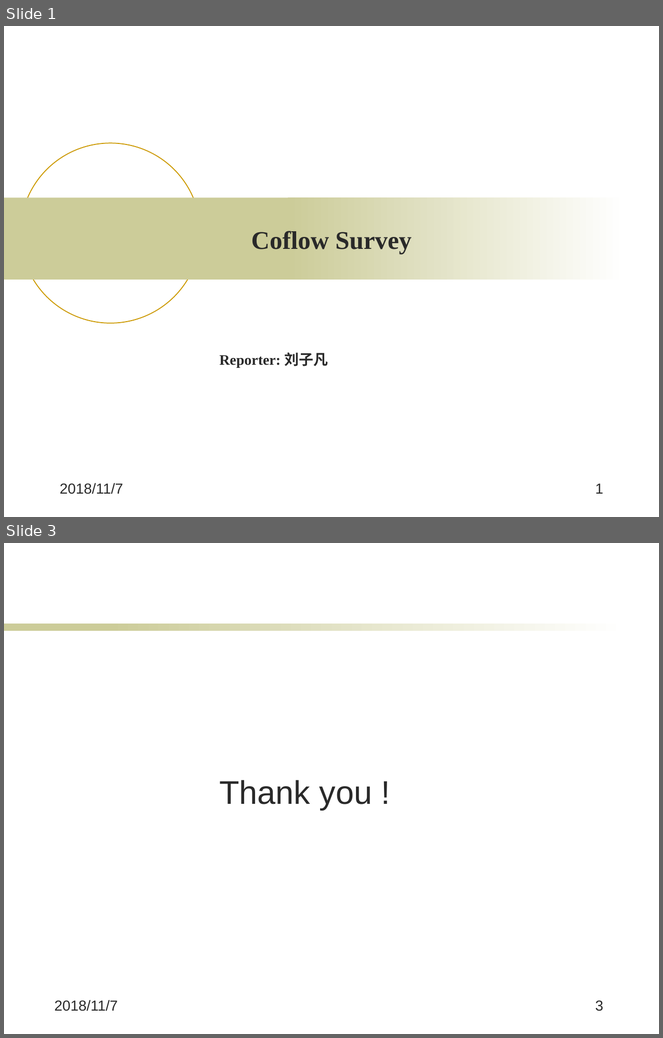
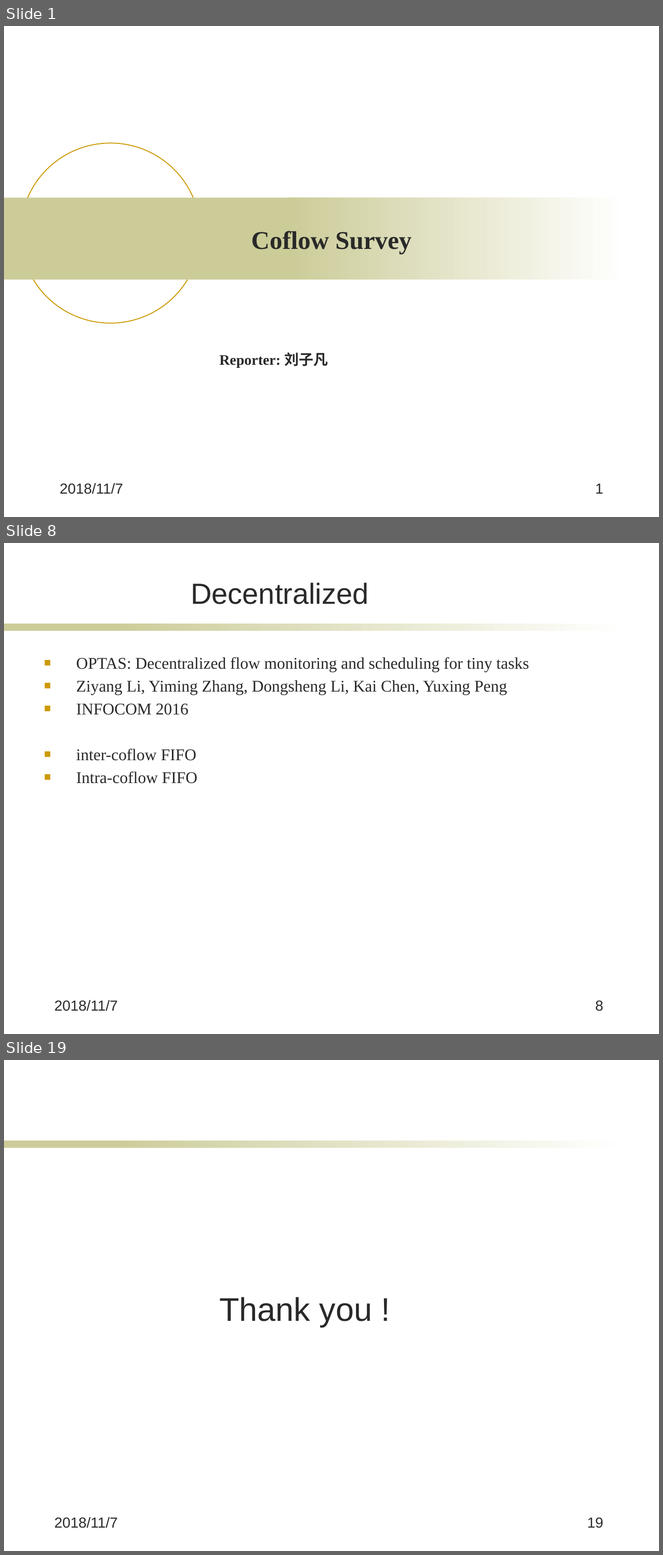
Before and after one commit to jkfhklh/papers-reading, a slide deck: 报告/coflow survey.pptx. Shown one above the other, each under a label of ours: slides 1 and 3 before the commit, slides 1, 8 and 19 after it; the slides between them are not shown. The pictures are 663x1038 and 663x1555 pixels, drawn with LibreOffice and Linux fonts; fonts in the diff are those of the drawing; background and template pictures are left out. Boxes give left, top, right and bottom in pixels: in the first picture for what was removed or moved away, otherwise in the second. Text is boxed around its words. In the diff, an @@ line names an element or a change of style, - is before the commit and + after.

```diff
--- a/报告/coflow survey.pptx
+++ b/报告/coflow survey.pptx
@@ slide 8 added at <box>4,543,659,1034</box>, background #FFFFFF; not listed: 2 template elements that a slide beside it also shows @@
@@ title added at <box>191,583,369,604</box>, 32 pt, text #292929 @@
+Decentralized
@@ text added at <box>76,657,529,784</box>, 18 pt, text #292929 @@
+■ OPTAS: Decentralized flow monitoring and scheduling for tiny tasks
+■ Ziyang Li, Yiming Zhang, Dongsheng Li, Kai Chen, Yuxing Peng
+■ INFOCOM 2016
+■ inter-coflow FIFO
+■ Intra-coflow FIFO
@@ text added at <box>54,1000,118,1012</box>, 16 pt, text #292929 @@
+2018/11/7
@@ page number added at <box>595,1001,604,1012</box>, 16 pt, text #292929 @@
+8
@@ what was slide 3 is now slide 19 @@
@@ page number at <box>587,1518,604,1529</box>: text changed @@
-3
+19
```
Also in this commit, not shown: 1 slide changed, 15 other slides added, 2 other files.
